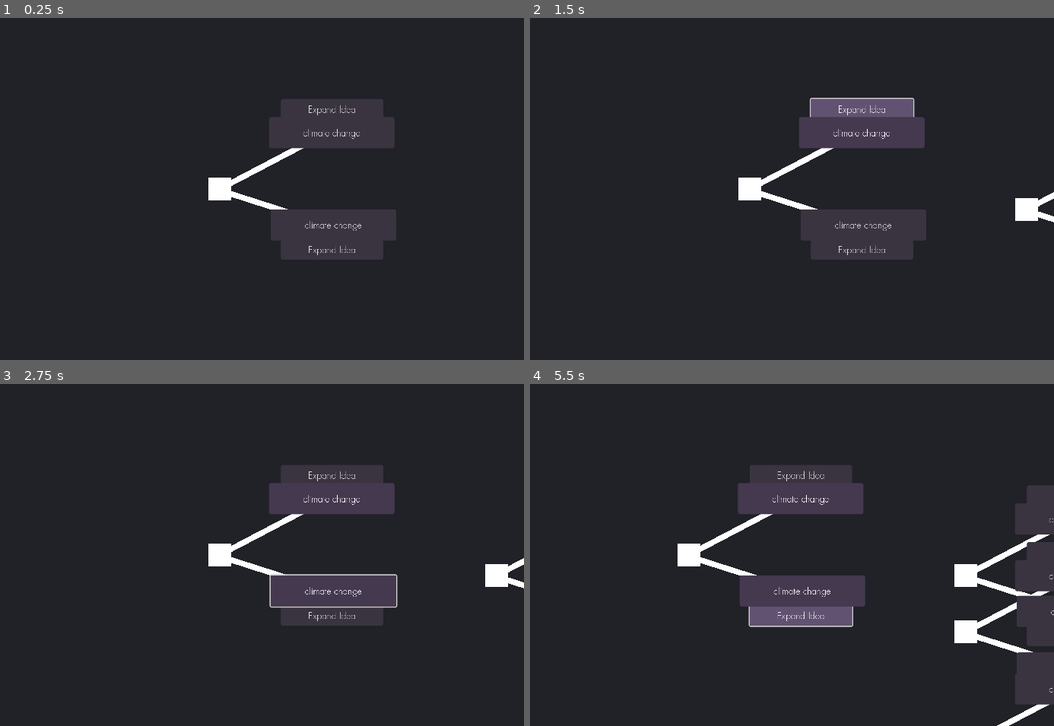
Above: before the commit, frames 1-4 (two rows, left to right).
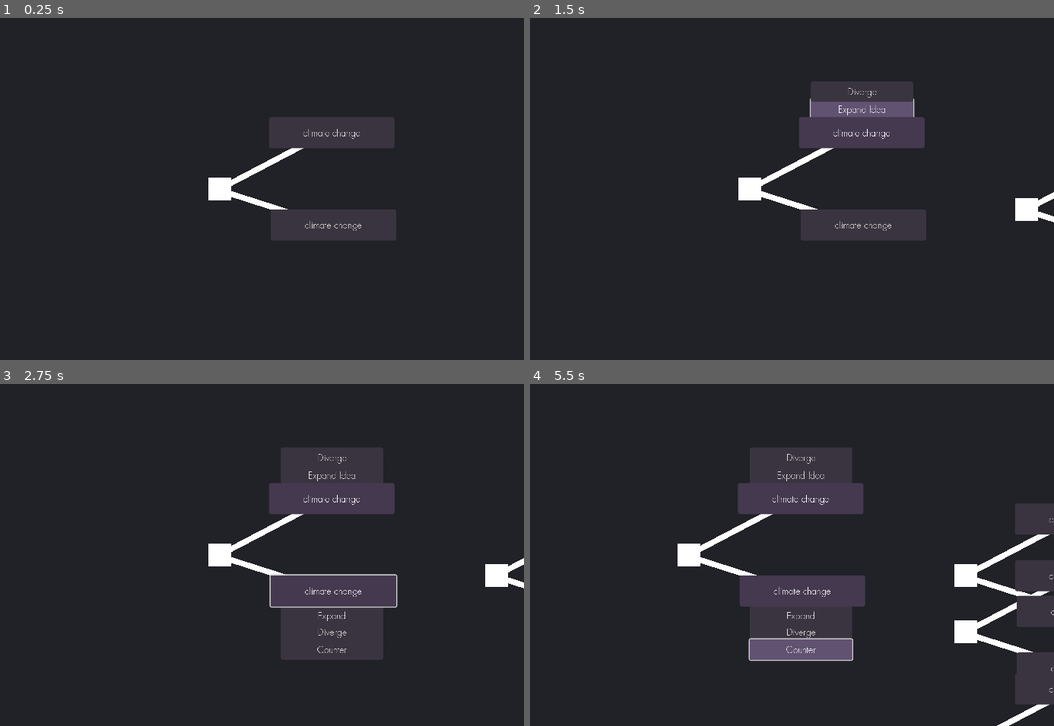
Above: after the commit, the same moments.

Repository: eqgy/understandingtree
Game: Godot game, scene res://understanding tree.tscn
The game is run twice, just before and just after one commit, with the same random seed, the same clock (stepped at 60 frames per second) and the same inputs.
Inputs (mouse positions are in pixels of both pictures, inside the frame that each line leads up to):
- Up to frame 1 (0.25 s): no input
- Up to frame 2 (1.5 s): click "climate change" at 0.5 s; click "Expand Idea" at 1.25 s
- Up to frame 3 (2.75 s): click "climate change" at 2 s
- Up to frame 4 (5.5 s): click (860, 459) at 2.75 s, where only the run after the commit has a clickable "Diverge"; click "Expand Idea" (after the commit: "Expand") at 3.5 s; click "Expand Idea" (after the commit: "Counter") at 4.25 s; tap Enter at 5 s; hold D (right) from 5.03 s (still down)

The runs differ from the first frame. In frame 1, 2.1% of the frame differs, in the area x 53-74%, y 23-71%; in frame 2, 2.2%; in frame 3, 2.9%; in frame 4, 4.9%, in the area x 41-100%, y 18-84%.

Commit message:
multiple buttons!

Diff:
--- a/application iterations/iteration 1/a node.tscn
+++ b/application iterations/iteration 1/a node.tscn
@@ -41,6 +41,7 @@
 width_curve = SubResource("Curve_ottr0")
 
 [node name="Expand Idea" type="Button" parent="title"]
+visible = false
 show_behind_parent = true
 layout_mode = 0
 offset_left = 21.0
@@ -50,6 +51,29 @@
 theme = ExtResource("1_ssop8")
 text = "Expand Idea
 "
+script = ExtResource("2_g56ri")
+
+[node name="Divergent Idea" type="Button" parent="title"]
+visible = false
+show_behind_parent = true
+offset_left = 21.0
+offset_top = -63.0
+offset_right = 202.0
+offset_bottom = -27.0
+theme = ExtResource("1_ssop8")
+text = "Diverge
+"
+script = ExtResource("2_g56ri")
+
+[node name="Counterargument" type="Button" parent="title"]
+visible = false
+show_behind_parent = true
+offset_left = 21.0
+offset_top = -93.0
+offset_right = 202.0
+offset_bottom = -57.0
+theme = ExtResource("1_ssop8")
+text = "Counter"
 script = ExtResource("2_g56ri")
 
 [node name="ColorRect" type="ColorRect" parent="."]
@@ -98,6 +122,7 @@
 width_curve = SubResource("Curve_ottr0")
 
 [node name="Expand Idea" type="Button" parent="title2"]
+visible = false
 show_behind_parent = true
 layout_mode = 0
 offset_left = 18.0
@@ -105,10 +130,38 @@
 offset_right = 199.0
 offset_bottom = 89.0
 theme = ExtResource("1_ssop8")
-text = "Expand Idea"
+text = "Expand"
+script = ExtResource("2_g56ri")
+
+[node name="Divergent Idea" type="Button" parent="title2"]
+visible = false
+show_behind_parent = true
+offset_left = 18.0
+offset_top = 82.0
+offset_right = 199.0
+offset_bottom = 118.0
+theme = ExtResource("1_ssop8")
+text = "Diverge"
+script = ExtResource("2_g56ri")
+
+[node name="Counterargument" type="Button" parent="title2"]
+visible = false
+show_behind_parent = true
+offset_left = 18.0
+offset_top = 113.0
+offset_right = 199.0
+offset_bottom = 149.0
+theme = ExtResource("1_ssop8")
+text = "Counter"
 script = ExtResource("2_g56ri")
 
 [connection signal="toggled" from="title" to="title/Expand Idea" method="_on_button_toggled"]
+[connection signal="toggled" from="title" to="title/Divergent Idea" method="_on_button_toggled"]
+[connection signal="toggled" from="title" to="title/Counterargument" method="_on_title_toggled"]
 [connection signal="pressed" from="title/Expand Idea" to="." method="_on_addbranch_pressed"]
 [connection signal="toggled" from="title2" to="title2/Expand Idea" method="_on_button_toggled"]
+[connection signal="toggled" from="title2" to="title2/Divergent Idea" method="_on_button_toggled"]
+[connection signal="toggled" from="title2" to="title2/Counterargument" method="_on_button_toggled"]
 [connection signal="pressed" from="title2/Expand Idea" to="." method="_on_addbranch_pressed2"]
+[connection signal="pressed" from="title2/Divergent Idea" to="." method="_on_addbranch_pressed2"]
+[connection signal="pressed" from="title2/Counterargument" to="." method="_on_addbranch_pressed2"]
--- a/application iterations/iteration 1/a_node.gd
+++ b/application iterations/iteration 1/a_node.gd
@@ -51,3 +51,7 @@
 	problems += 1
 	$title2.add_child(child)
 	print(children)
+
+
+func _on_button_toggled(toggled_on):
+	pass # Replace with function body.
